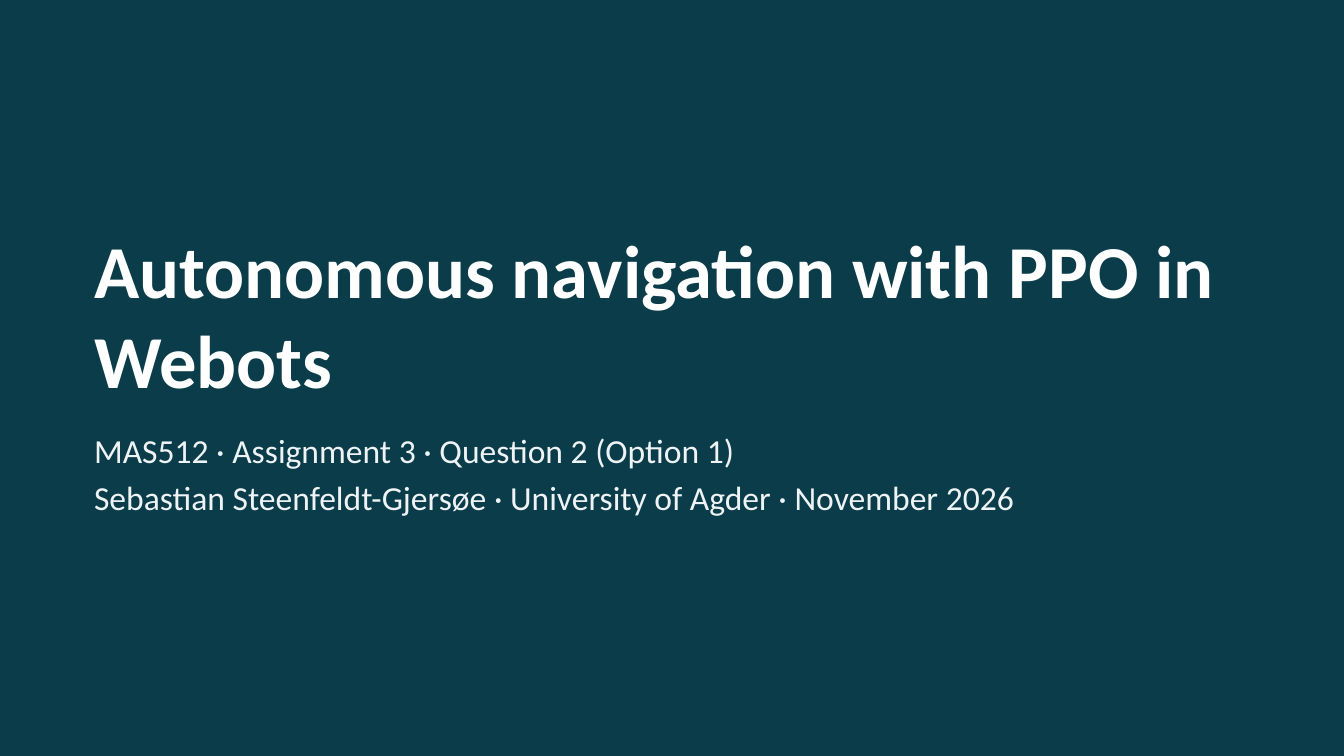
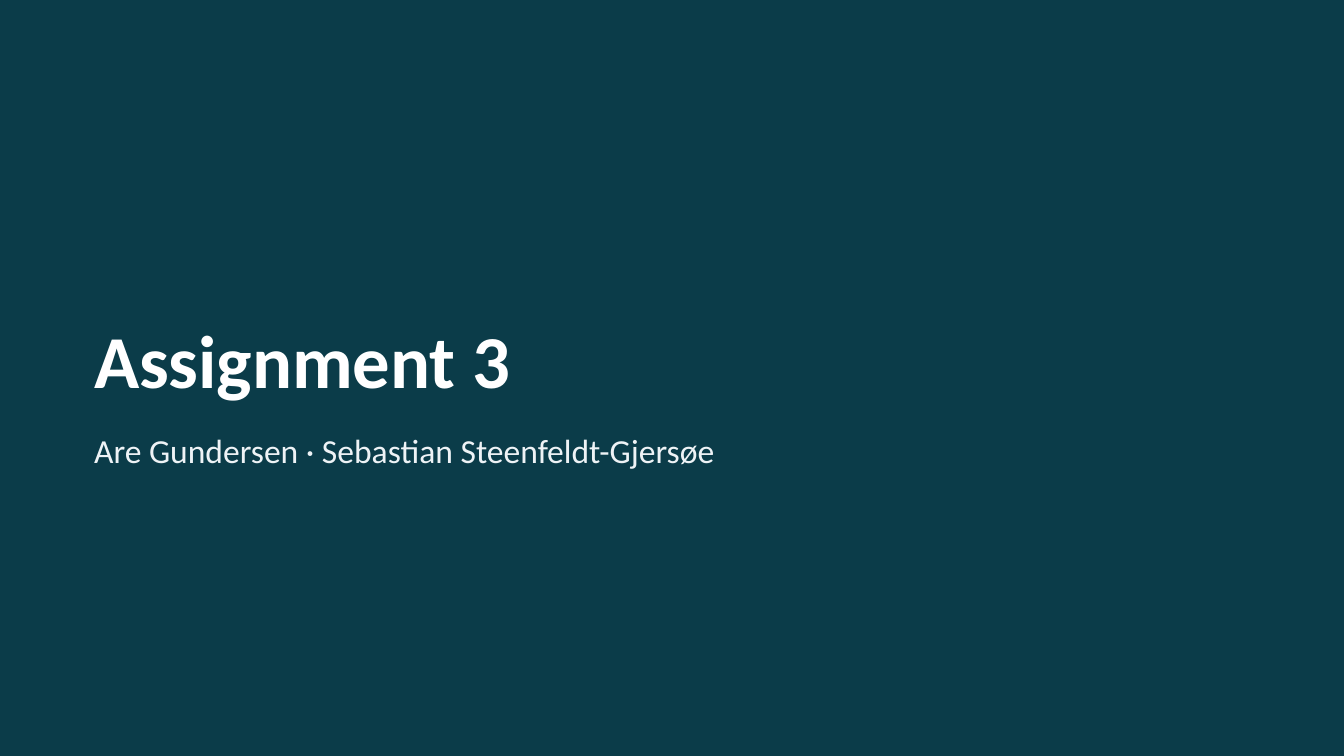
Before and after one commit to AreGundersen/MAS512, a slide deck: slide 1 of Assignment 3/MAS512_assignment3_gr5.pptx. Drawn at 1344x756 pixels with LibreOffice and Linux fonts; fonts in the diff are those of the drawing. Boxes give left, top, right and bottom in pixels: in the first picture for what was removed or moved away, otherwise in the second. Text is boxed around its words. In the diff, an @@ line names an element or a change of style, - is before the commit and + after.

```diff
--- a/Assignment 3/MAS512_assignment3_gr5.pptx
+++ b/Assignment 3/MAS512_assignment3_gr5.pptx
@@ title at <box>94,335,511,401</box>: text changed @@
-Autonomous navigation with PPO in Webots
+Assignment 3
@@ text at <box>94,439,715,469</box>: text changed @@
-MAS512 · Assignment 3 · Question 2 (Option 1)
-Sebastian Steenfeldt-Gjersøe · University of Agder · November 2026
+Are Gundersen · Sebastian Steenfeldt-Gjersøe
```
Also in this commit, not shown: 7 other slides changed, 1 slide added, 2 slides removed.
